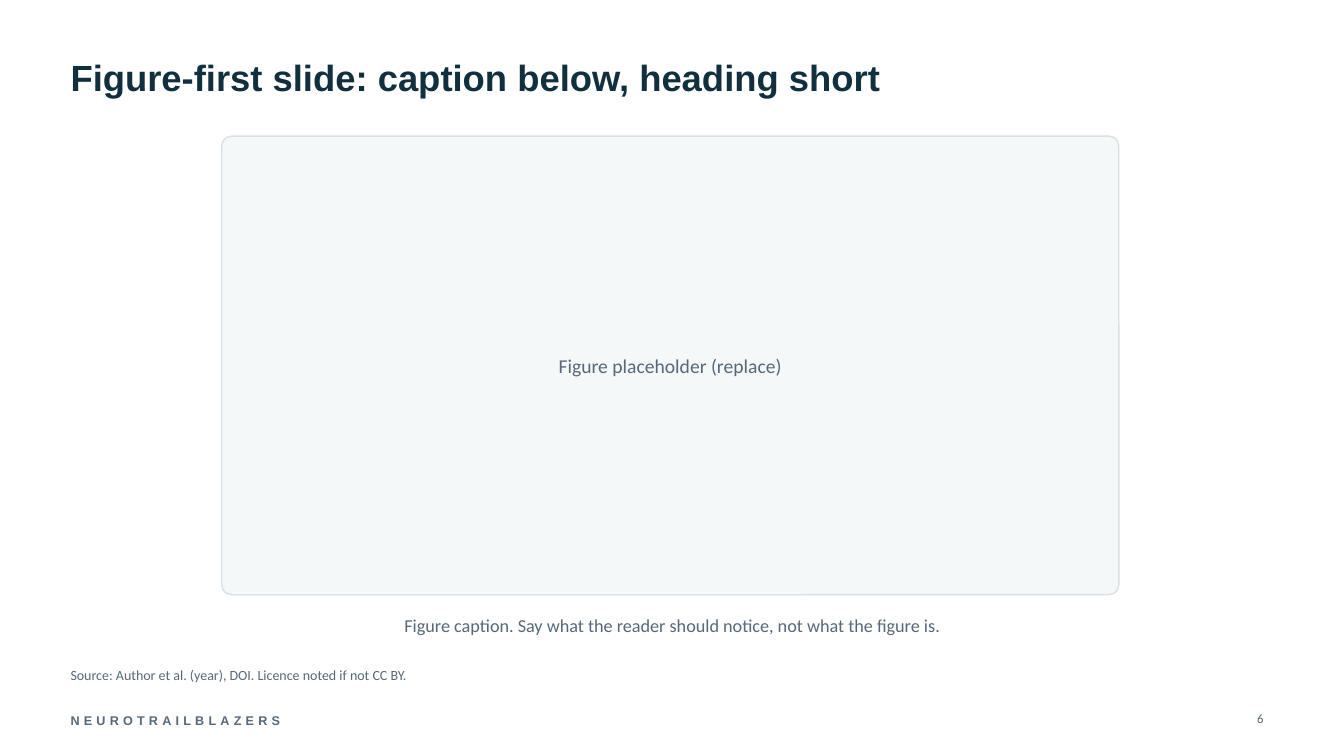
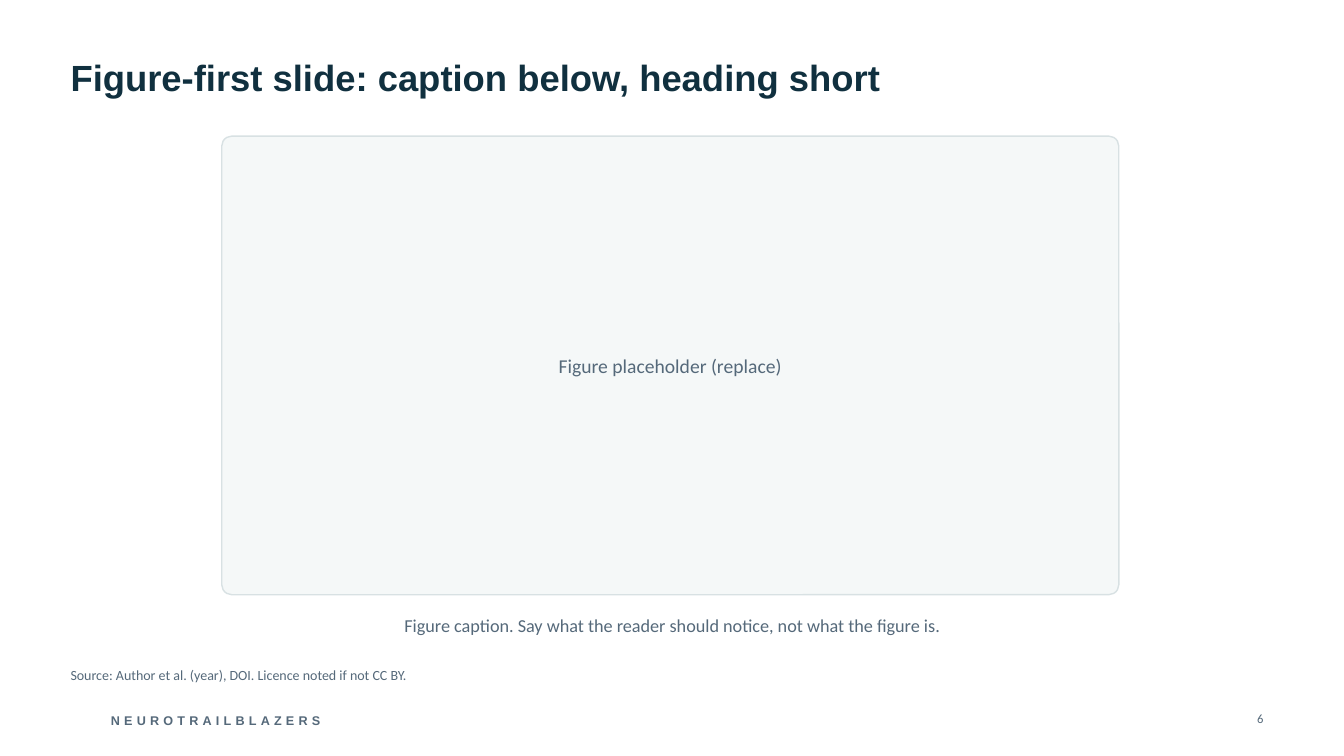
Before and after one commit to wrgr/neurotrailblazers, a slide deck: slide 6 of assets/brand/NeuroTrailblazers-slide-template.pptx. Drawn at 1344x756 pixels with LibreOffice and Linux fonts; fonts in the diff are those of the drawing; background and template pictures are left out. Boxes give left, top, right and bottom in pixels: in the first picture for what was removed or moved away, otherwise in the second. Text is boxed around its words. In the diff, an @@ line names an element or a change of style, - is before the commit and + after.

```diff
--- a/assets/brand/NeuroTrailblazers-slide-template.pptx
+++ b/assets/brand/NeuroTrailblazers-slide-template.pptx
@@ text "NEUROTRAILBLAZERS": place and size @@
-text "NEUROTRAILBLAZERS" at (71,716,280,725)
+text "NEUROTRAILBLAZERS" at (111,716,320,725)
```
Also in this commit, not shown: 10 other slides changed, 15 other files.
